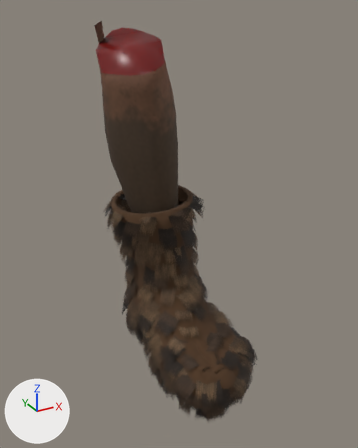
What one commit did to the glTF model assets/models/humans/parts/SM_Part_SapiensM_leg_l.gltf.
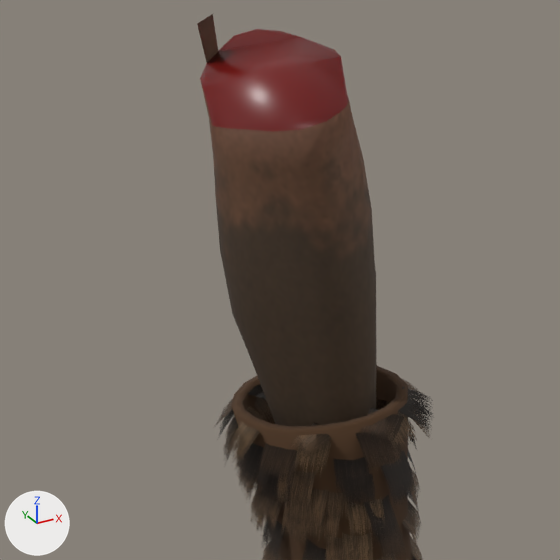
Each version is shown whole from a 50 mm camera at (-0.166, -0.773, 0.597) aimed at (0.209, -0.091, 0.255), then close up on the part from 1% to 74% of the width and 3% to 62% of the height. The axes (+X, +Y, +Z) are drawn at lower left. The lights are the same throughout. The older version's two pictures come first. Vertices at exactly the same position are counted once.

In view in the first close-up: 'SM_Part_SapiensM_leg_l'.
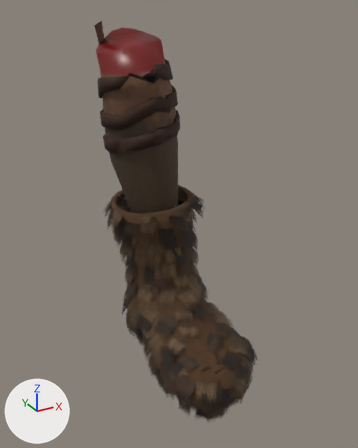
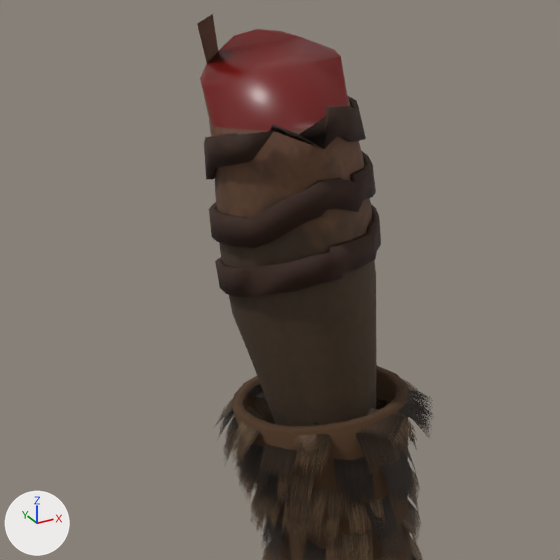
Changed parts and their boxes [x1, y1, x2, y2] in the close-ups (560 x 560 px):
part 1 of me_base_021, added (brown)
    after: [204, 96, 381, 297]

The change, as a diff of the scene's bpy script:
```diff
--- a/assets/models/humans/parts/SM_Part_SapiensM_leg_l.gltf.py
+++ b/assets/models/humans/parts/SM_Part_SapiensM_leg_l.gltf.py
@@ img_brown_leather_nor_gl_1k @@
+img_brown_leather_nor_gl_1k = load_image('brown_leather_nor_gl_1k', '../textures/brown_leather_nor_gl_1k.jpg', 1024, 1024, 'Non-Color')
@@ img_brown_leather_diff_1k @@
+img_brown_leather_diff_1k = load_image('brown_leather_diff_1k', '../textures/brown_leather_diff_1k.jpg', 1024, 1024, 'sRGB')
@@ mat_m_strapacc @@
+mat_m_strapacc = bpy.data.materials.new('M_StrapAcc')
+# colours: beige #a69480
+# uses the picture img_brown_leather_diff_1k
+# uses the picture img_brown_leather_nor_gl_1k
@@ me_base_021 @@
 # used by ob_sm_part_sapiensm_leg_l; location = (0.0, 0.0, 0.0)
-me_base_021.from_pydata(...)  # 10942 vertices, 12774 faces; spans x 0.102..0.326, y -0.29..0.102, z -0.068..0.576
+me_base_021.from_pydata(...)  # 11216 vertices, 13318 faces; spans x 0.102..0.326, y -0.29..0.102, z -0.068..0.576
+# me_base_021 part 1: a new loose piece of 274 vertices spanning x 0.116..0.254, y -0.081..0.072, z 0.369..0.523, in mat_m_strapacc
+# other edits to the shape of me_base_021 do not show in these pictures
 me_base_021.materials.append(mat_m_human_sapiensm_skin)
@@ me_base_021 @@
 me_base_021.materials.append(mat_m_human_sapiensmbootsfur_fur)
+me_base_021.materials.append(mat_m_strapacc)
```
